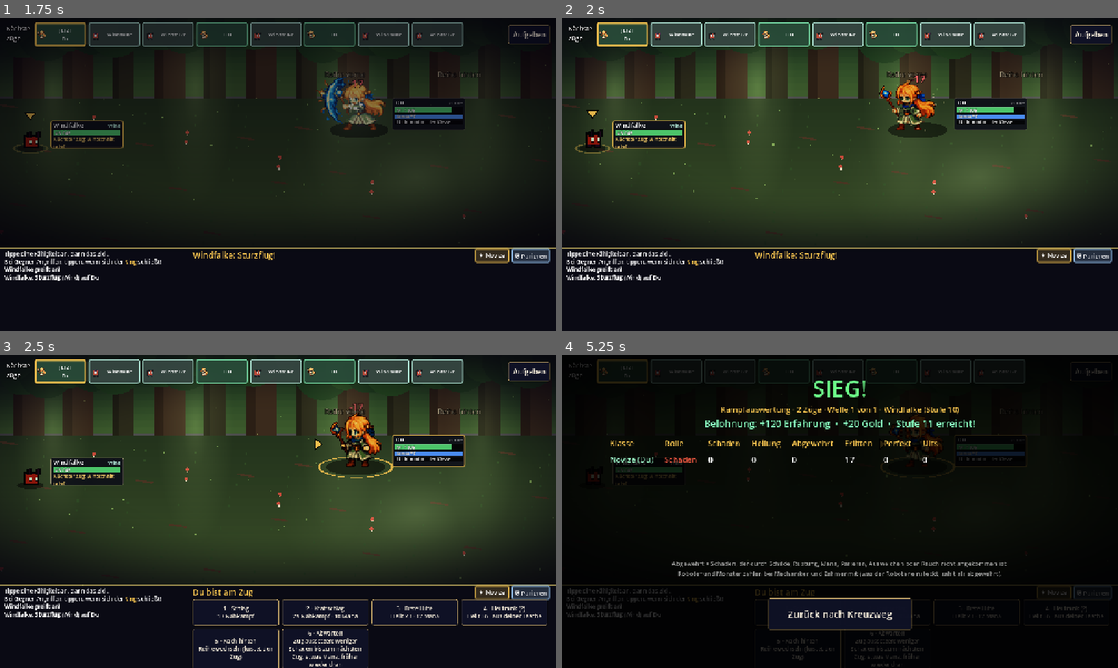
Above: before the commit, frames 1-4 (two rows, left to right).
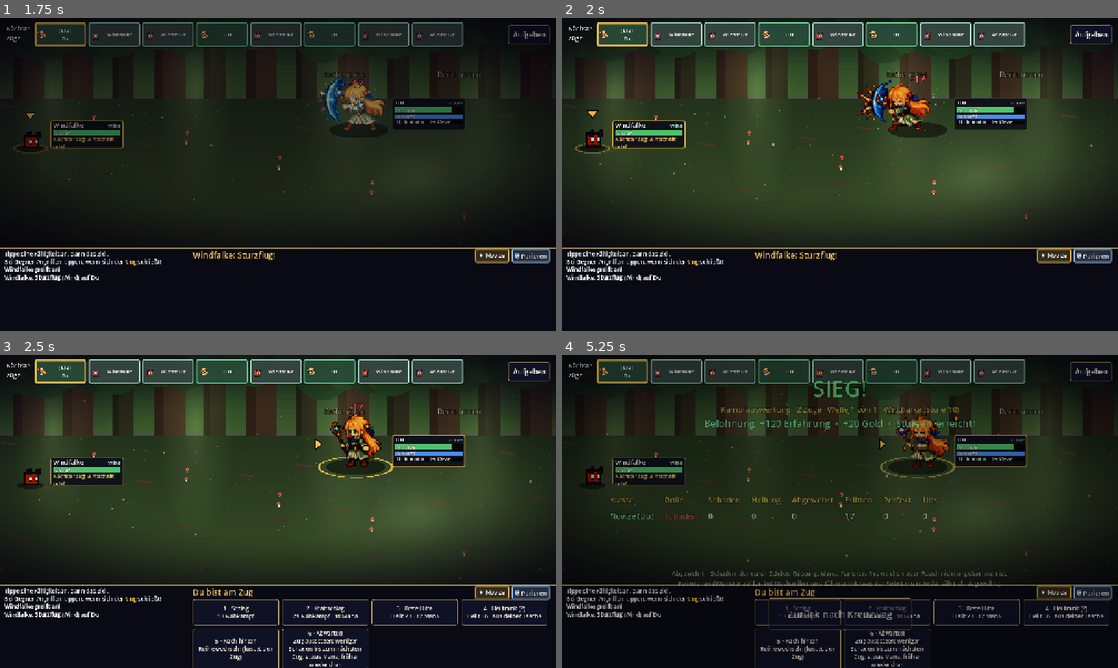
Above: after the commit, the same moments.

Repository: CazeX-studio/MiniKampf
Game: Godot game, scene res://tests/vega_kampf_auto.tscn
The game is run twice, just before and just after one commit, with the same random seed, the same clock (stepped at 60 frames per second) and the same inputs. This scene is started directly instead of the project's main scene.
Inputs (mouse positions are in pixels of both pictures, inside the frame that each line leads up to):
- Up to frame 1 (1.75 s): click "Aufgeben" at 0.5 s; tap Enter at 1.25 s; drag from (394, 102) to (333, 105) at 1.27 s
- Up to frame 2 (2 s): no input
- Up to frame 3 (2.5 s): drag from (66, 470) to (250, 574) at 2.02 s
- Up to frame 4 (5.25 s): move the mouse to (895, 442) at 2.77 s; hold D 2.78-3.5 s; tap 9 at 2.85 s; tap Space at 3.05, 4.52, 4.55, 4.82 s; drag from (812, 574) to (673, 464) at 3.52 s; move the mouse to (1006, 558) at 4.27 s; hold A 4.28-5 s; tap M at 4.35 s; drag from (673, 464) to (756, 433) at 5.02 s

Frame 1 is identical in both runs. In frame 2, 1.2% of the frame differs, in the area x 53-68%, y 19-36%; in frame 3, 0.5%; in frame 4, 52%, in the area x 0-100%, y 1-100%.

Commit message:
Vega: kein Schuss beim Blocken, langsamere Animationen, längere und sichtbare Siegespose
Co-Authored-By: Claude Opus 5.5 <noreply@anthropic.com>
Claude-Session: https://claude.ai/code/session_01C9uNqwytk4UEntPyRn6GA7

Diff:
--- a/scripts/kampf/combat.gd
+++ b/scripts/kampf/combat.gd
@@ -10,8 +10,9 @@
 signal _action_chosen(command: Dictionary)
 signal _choice_made(id: String)
 
-## So lange freuen sich die Helden nach einem Sieg, bevor die Auswertung erscheint (zwei Runden der Sieges-Animation)
-const VICTORY_POSE := 1.4
+## So lange freuen sich die Helden nach einem Sieg, bevor die Auswertung erscheint (drei Runden der Sieges-Animation).
+## Danach jubeln sie hinter der halb durchsichtigen Auswertung weiter.
+const VICTORY_POSE := 2.4
 const SCREEN := Vector2(1280, 720)
 ## Kampfbildschirm wie Final Fantasy 6: Gegner links, Helden rechts in zwei Reihen.
 const FRONT_X := 740.0
@@ -969,7 +970,7 @@
 	var target_view := view(target)
 	# Figuren mit eigener Angriffs-Animation (z. B. Vega) greifen aus der Ferne an: ausholen, Geschoss, Treffer
 	if view(f).has_anim("attack"):
-		var release := maxf(duration, 0.4)
+		var release := maxf(duration, 0.6)
 		view(f).cast_attack(release)
 		await wait(release)
 		await projectile(f, target, Color("7ac8ff"), 0.22)
@@ -1573,14 +1574,19 @@
 
 func _show_end_screen(won: bool) -> void:
 	var shade := ColorRect.new()
-	shade.color = Color(0, 0, 0, 0.82)
+	shade.color = Color(0, 0, 0, 0.62 if won else 0.82)
 	shade.size = SCREEN
 	shade.z_index = 30
 	add_child(shade)
+	# Sanft einblenden, damit man die feiernde Gruppe noch sieht
+	shade.modulate.a = 0.0
+	create_tween().tween_property(shade, "modulate:a", 1.0, 0.5)
 	var title := Label.new()
 	title.text = "SIEG!" if won else "NIEDERLAGE"
 	title.add_theme_font_size_override("font_size", 52)
 	title.add_theme_color_override("font_color", Color("6dff8a") if won else Color("ff6b6b"))
+	title.add_theme_color_override("font_outline_color", Color.BLACK)
+	title.add_theme_constant_override("outline_size", 8)
 	title.horizontal_alignment = HORIZONTAL_ALIGNMENT_CENTER
 	title.size = Vector2(SCREEN.x, 70)
 	title.position = Vector2(0, 40)
@@ -1592,6 +1598,8 @@
 		sub.text += (" · Urbaum gefällt" if Sandbox.pilz_choice == "faellen" else " · Urbaum gerettet") + " · Belohnung: Sternensplitter"
 	sub.add_theme_font_size_override("font_size", 18)
 	sub.add_theme_color_override("font_color", Color("f2c14e"))
+	sub.add_theme_color_override("font_outline_color", Color.BLACK)
+	sub.add_theme_constant_override("outline_size", 4)
 	sub.horizontal_alignment = HORIZONTAL_ALIGNMENT_CENTER
 	sub.size = Vector2(SCREEN.x, 30)
 	sub.position = Vector2(0, 112)
@@ -1612,7 +1620,7 @@
 	# Tabelle: eine Zeile pro Klasse (Begleiter zählen beim Besitzer mit)
 	var grid := GridContainer.new()
 	grid.columns = 8
-	grid.position = Vector2(110, 190)
+	grid.position = Vector2(110, 320)
 	grid.add_theme_constant_override("h_separation", 26)
 	grid.add_theme_constant_override("v_separation", 10)
 	shade.add_child(grid)
@@ -1646,7 +1654,7 @@
 	hint.add_theme_color_override("font_color", Color(1, 1, 1, 0.6))
 	hint.horizontal_alignment = HORIZONTAL_ALIGNMENT_CENTER
 	hint.size = Vector2(SCREEN.x, 50)
-	hint.position = Vector2(0, 470)
+	hint.position = Vector2(0, 492)
 	shade.add_child(hint)
 
 	if BattleRequest.active():
@@ -1695,4 +1703,6 @@
 	label.text = text
 	label.add_theme_font_size_override("font_size", font_size)
 	label.add_theme_color_override("font_color", color)
+	label.add_theme_color_override("font_outline_color", Color.BLACK)
+	label.add_theme_constant_override("outline_size", 4)
 	return label
--- a/scripts/kampf/fighter_view.gd
+++ b/scripts/kampf/fighter_view.gd
@@ -83,7 +83,7 @@
 }
 ## Bilder pro Sekunde. attack, death, parry und victory haben bisher nur eigene Figuren (z. B. Vega);
 ## fehlen sie, nimmt die Anzeige wie bisher run bzw. hit.
-const ANIM_FPS := {"idle": 6.0, "run": 12.0, "hit": 8.0, "attack": 10.0, "death": 8.0, "parry": 12.0, "victory": 6.0}
+const ANIM_FPS := {"idle": 6.0, "run": 12.0, "hit": 8.0, "attack": 8.0, "death": 6.0, "parry": 6.0, "victory": 5.0}
 ## Diese Animationen laufen einmal durch und bleiben auf dem letzten Bild stehen (die anderen wiederholen sich)
 const ANIM_ONCE := ["attack", "death", "parry", "hit"]
 
@@ -332,19 +332,19 @@
 	_set_anim("attack")
 	_anim_time = 0.0
 	_anim_fps = 0.0
-	_anim_times = [0.0, release * 0.3, release * 0.65, release, release + 0.35, release + 0.5]
-	_hold = release + 0.75
+	_anim_times = [0.0, release * 0.33, release * 0.66, release, release + 0.3, release + 0.6]
+	_hold = release + 0.95
 	var dir := -1.0 if fighter.is_ally() else 1.0
 	var tween := create_tween()
 	tween.tween_property(body, "position", _home + Vector2(dir * 10.0, 0), release).set_trans(Tween.TRANS_SINE)
-	tween.tween_interval(0.35)
-	tween.tween_property(body, "position", _home, 0.3).set_trans(Tween.TRANS_SINE)
+	tween.tween_interval(0.6)
+	tween.tween_property(body, "position", _home, 0.35).set_trans(Tween.TRANS_SINE)
 
 
 ## Erfolgreiche Parade (nur Figuren mit eigener Parier-Animation). Läuft schon eine, wird sie nicht neu gestartet.
 func parry_pose() -> void:
 	if has_anim("parry") and shown_hp() > 0 and not parrying():
-		play("parry", 0.75, 7.0)
+		play("parry", 0.95)
 
 
 ## Hält die Figur gerade die Parier-Pose?
@@ -413,10 +413,18 @@
 
 ## Kleiner Hüpfer beim Wirken einer Fähigkeit.
 func cast_hop() -> void:
+	# Während einer Parade bleibt die Parier-Pose stehen (z. B. Freude über die perfekte Parade)
+	if parrying():
+		return
 	if has_anim("attack"):
-		play("attack", 0.7)
-	else:
-		play("run", 0.3)
+		# Eigene Figuren heben nur den Stab (die ersten drei Angriffs-Bilder, ohne Geschoss)
+		_set_anim("attack")
+		_anim_time = 0.0
+		_anim_fps = 0.0
+		_anim_times = [0.0, 0.2, 0.4, 99.0]
+		_hold = 0.9
+		return
+	play("run", 0.3)
 	var tween := create_tween()
 	tween.tween_property(body, "position", _home + Vector2(0, -14), 0.12).set_trans(Tween.TRANS_QUAD).set_ease(Tween.EASE_OUT)
 	tween.tween_property(body, "position", _home, 0.14).set_trans(Tween.TRANS_QUAD).set_ease(Tween.EASE_IN)
--- /dev/null
+++ b/tests/vega_ablauf_auto.gd
@@ -0,0 +1,57 @@
+extends Node
+## Spielt einen echten Kampf mit Vega automatisch (Schlag auf den Gegner, Parade im richtigen Moment) und schreibt
+## mit, welche Animation sie zu jedem Zeitpunkt zeigt. Macht Bildschirmfotos in kurzen Abständen.
+## Die Bilder landen im Ordner aus der Umgebungsvariable FOTO_ORDNER (sonst user://).
+
+var _t := 0.0
+var _combat: Node
+var _vega: FighterView
+var _last := ""
+var _shot_t := 0.0
+var _shots := 0
+
+
+func _ready() -> void:
+	BattleRequest.player_look = "vega"
+	BattleRequest.prepare("wild:0", 10, 0, "")
+	BattleRequest.reward = {erfahrung = 120, gold = 20, karte = "", stufen = []}
+	_combat = load("res://scenes/kampf.tscn").instantiate()
+	add_child(_combat)
+
+
+func _process(delta: float) -> void:
+	_t += delta
+	if _vega == null:
+		for f: Fighter in _combat.state.heroes:
+			_vega = _combat.view(f)
+		return
+	var frames: Array = _vega._frames.get(_vega._anim, [])
+	var now := "%s %s" % [_vega._anim, _vega.body.texture.resource_path.get_file()]
+	if now != _last:
+		print("%6.2f  %s  | %s" % [_t, now, _combat._turn_label.text])
+		_last = now
+	# Eigener Zug: Schlag auf den Gegner
+	if _combat._grid.get_child_count() > 0 and not _combat._reacting:
+		var first: Button = _combat._grid.get_child(0)
+		if not first.disabled and first.text.contains("Schlag"):
+			print("%6.2f  >>> Schlag" % _t)
+			first.pressed.emit()
+			for e: Fighter in _combat.state.enemies:
+				if e.is_alive():
+					_combat._on_fighter_tapped(e)
+					break
+	# Parade im richtigen Moment
+	if _combat._reacting and _combat._react_press < 0.0 and _combat._react_time() >= _combat._react_duration:
+		print("%6.2f  >>> Parieren" % _t)
+		var key := InputEventKey.new()
+		key.keycode = KEY_SPACE
+		key.pressed = true
+		Input.parse_input_event(key)
+	_shot_t += delta
+	if _shot_t >= 0.1 and _shots < 400:
+		_shot_t = 0.0
+		_shots += 1
+		var folder := OS.get_environment("FOTO_ORDNER")
+		get_viewport().get_texture().get_image().save_png("%s/ablauf_%03d.png" % [folder, _shots])
+	if _t > 25.0:
+		get_tree().quit()
--- /dev/null
+++ b/tests/vega_ablauf_auto.tscn
@@ -0,0 +1,6 @@
+[gd_scene load_steps=2 format=3]
+
+[ext_resource type="Script" path="res://tests/vega_ablauf_auto.gd" id="1_auto"]
+
+[node name="VegaAblaufAuto" type="Node"]
+script = ExtResource("1_auto")
Not shown, changed: FORTSCHRITT.md
